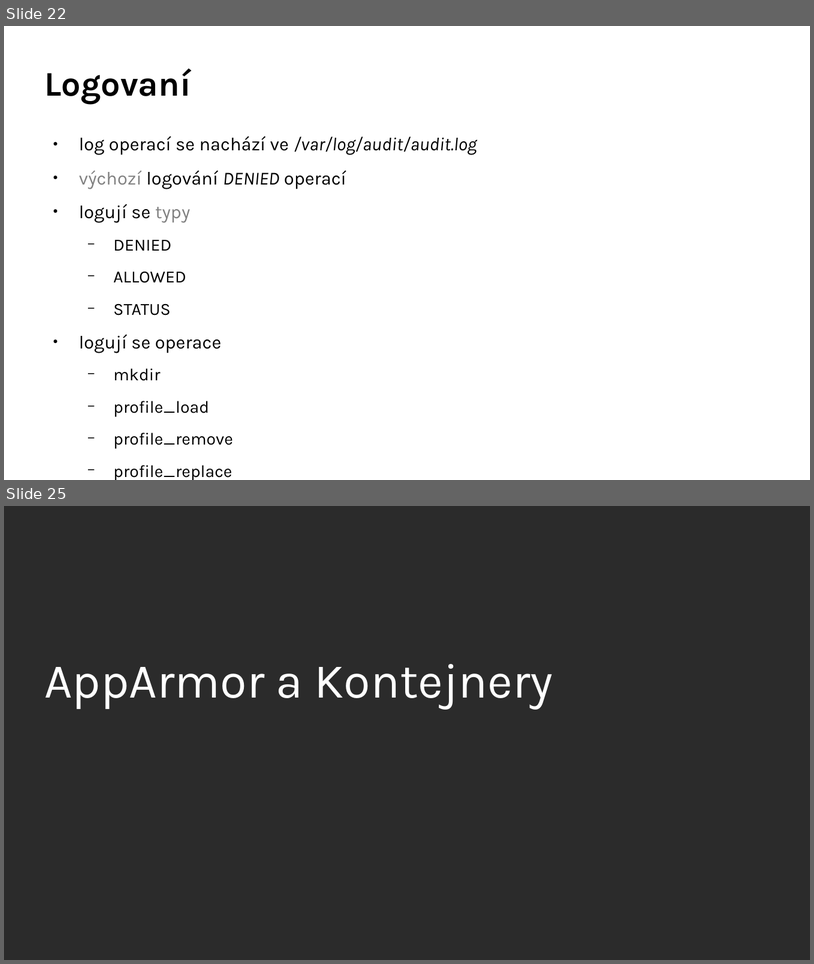
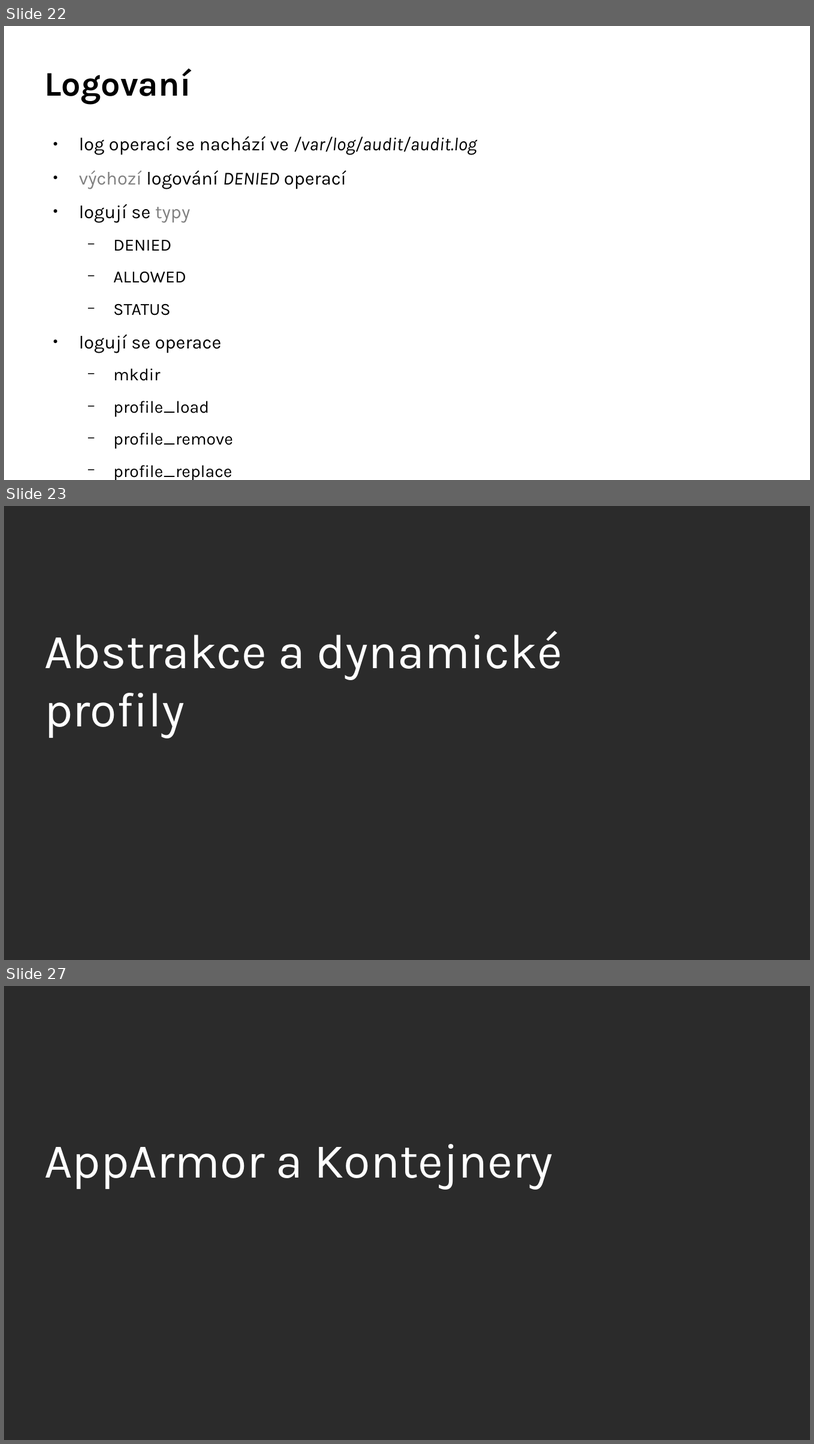
Before and after one commit to djz88/docs, a slide deck: apparmor/apparmor_openalt2017_extended.odp. Shown one above the other, each under a label of ours: slides 22 and 25 before the commit, slides 22, 23 and 27 after it; the slides between them are not shown. The pictures are 814x964 and 814x1444 pixels, drawn with LibreOffice and Linux fonts; fonts in the diff are those of the drawing; background and template pictures are left out; a plain dark background stands for a picture behind light text. Boxes give left, top, right and bottom in pixels: in the first picture for what was removed or moved away, otherwise in the second. Text is boxed around its words. In the diff, an @@ line names an element or a change of style, - is before the commit and + after.

```diff
--- a/apparmor/apparmor_openalt2017_extended.odp
+++ b/apparmor/apparmor_openalt2017_extended.odp
@@ slide 23 added at (4,506,810,960), background picture (left out) @@
@@ title added at (44,631,563,738), 48 pt, text #FFFFFF @@
+Abstrakce a dynamické profily
@@ what was slide 25 is now slide 27 @@
```
Also in this commit, not shown: 3 slides changed, 7 other slides added, 1 slide removed.
